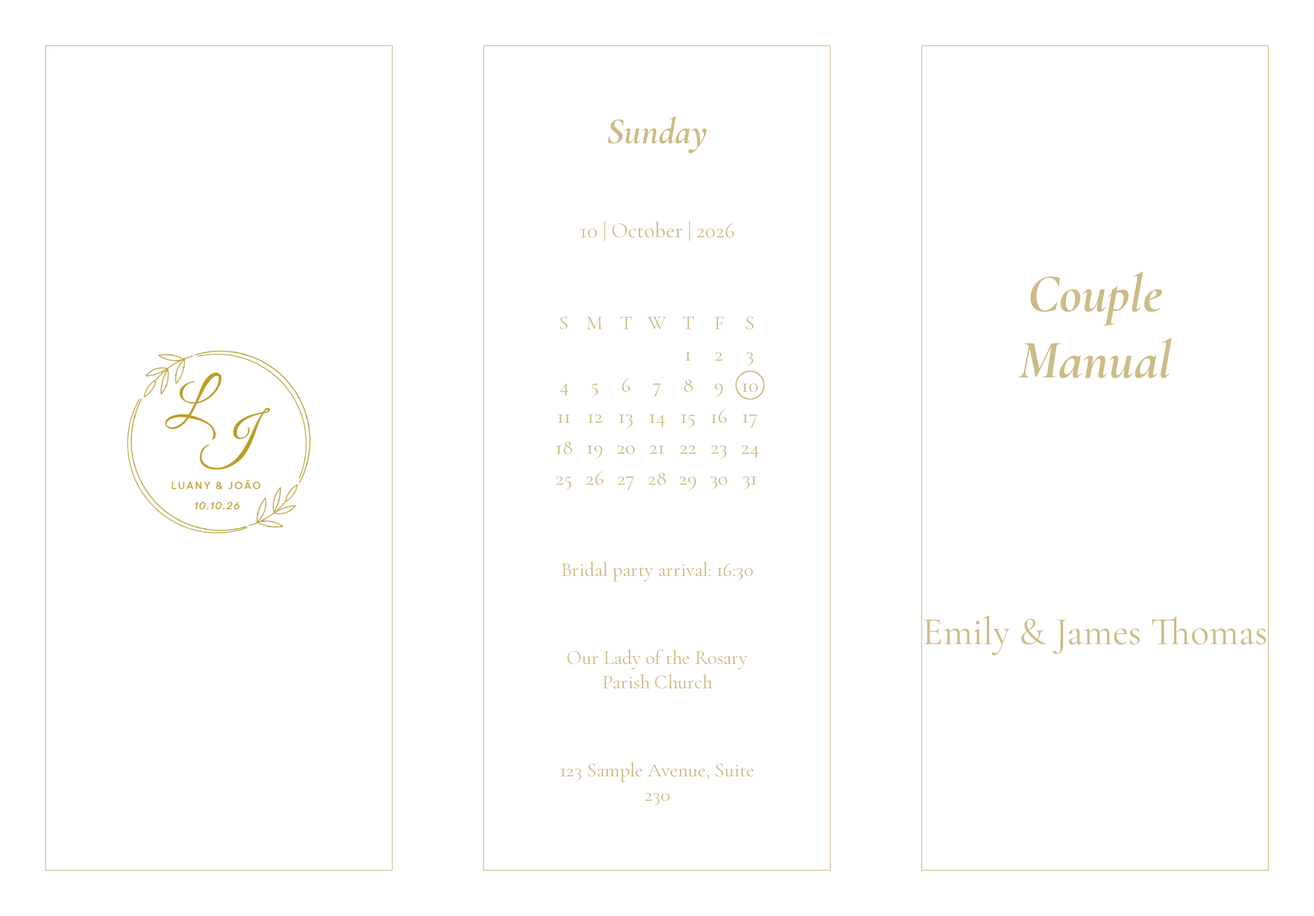
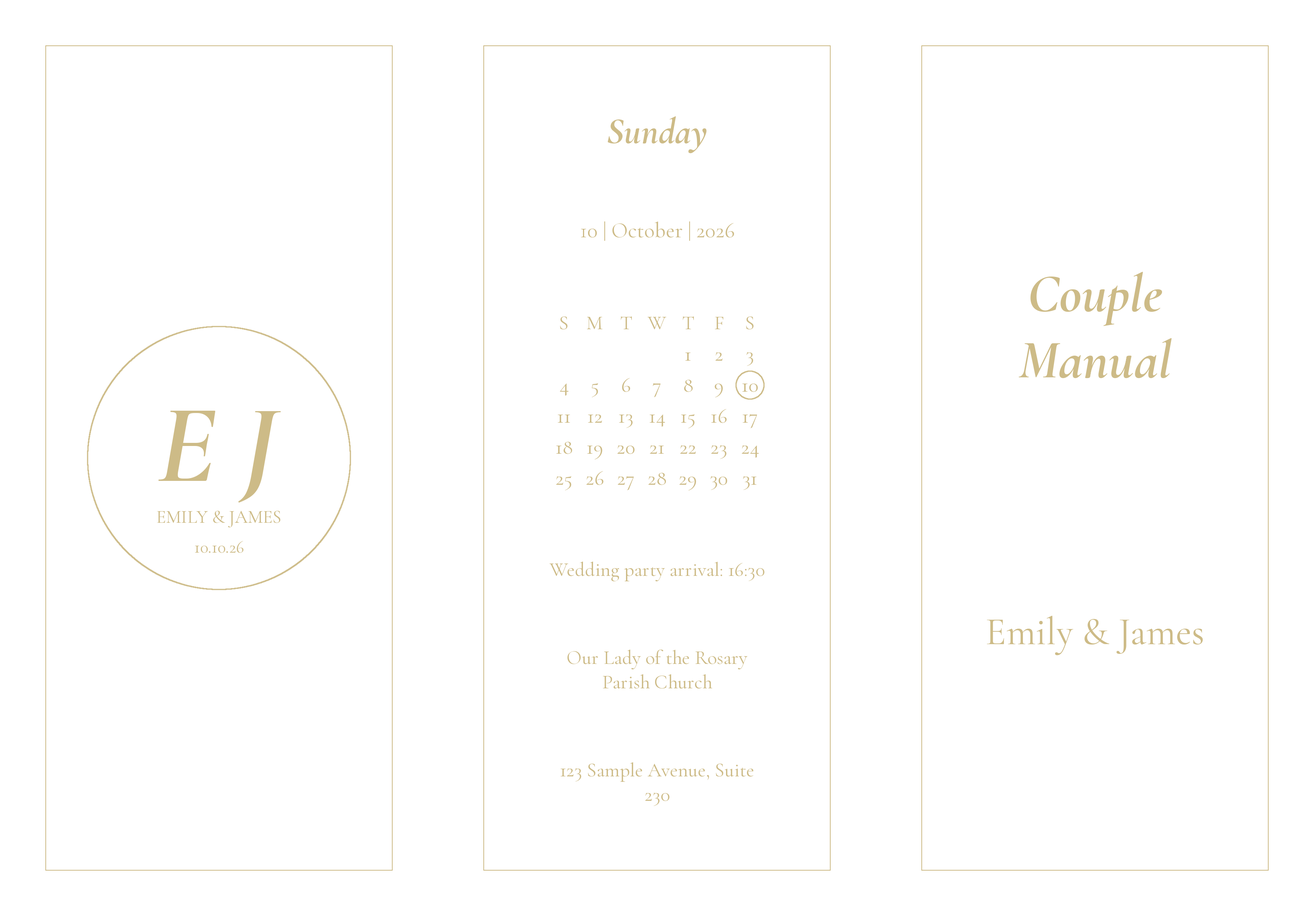
Layered file, before and after one edit (1314×916). Changes by layer:
painted on "cover_subtitle" over [923, 615, 1267, 656]
painted on "cal_arrival" over [549, 561, 765, 582]
added layer "monogram_date" in group "panel_back_cover" over [194, 540, 244, 553]
added layer "monogram_names" in group "panel_back_cover" over [156, 510, 281, 528]
added layer "monogram_initials" in group "panel_back_cover" over [158, 410, 282, 503]
renamed "back_cover_logo" to "monogram_ring", painted on it over [86, 325, 352, 591]
